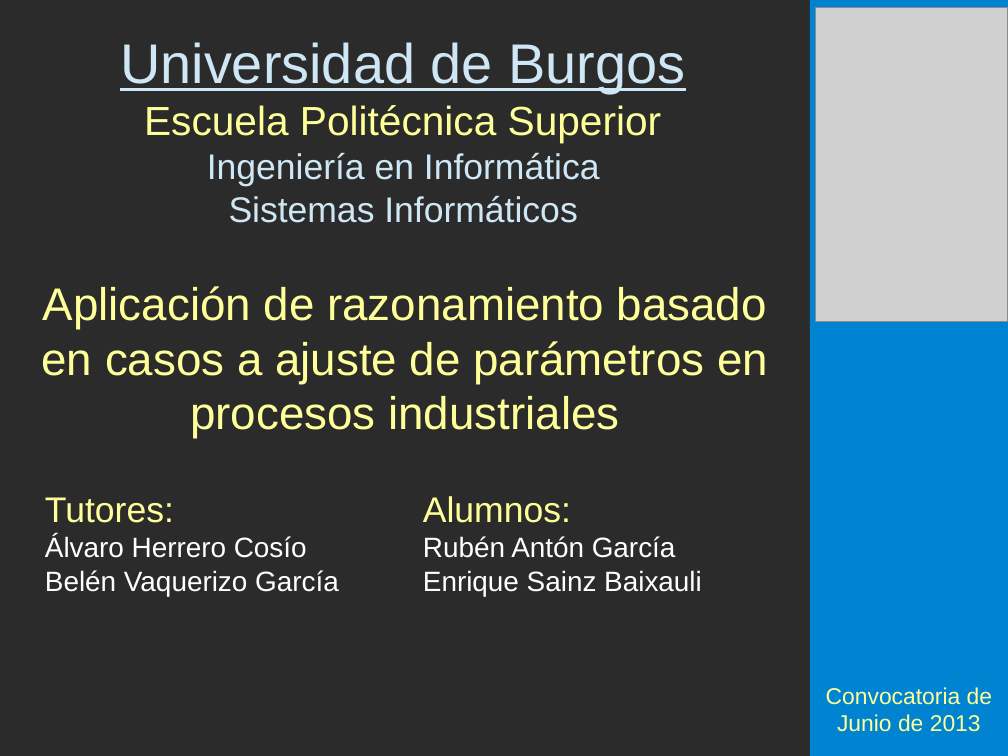
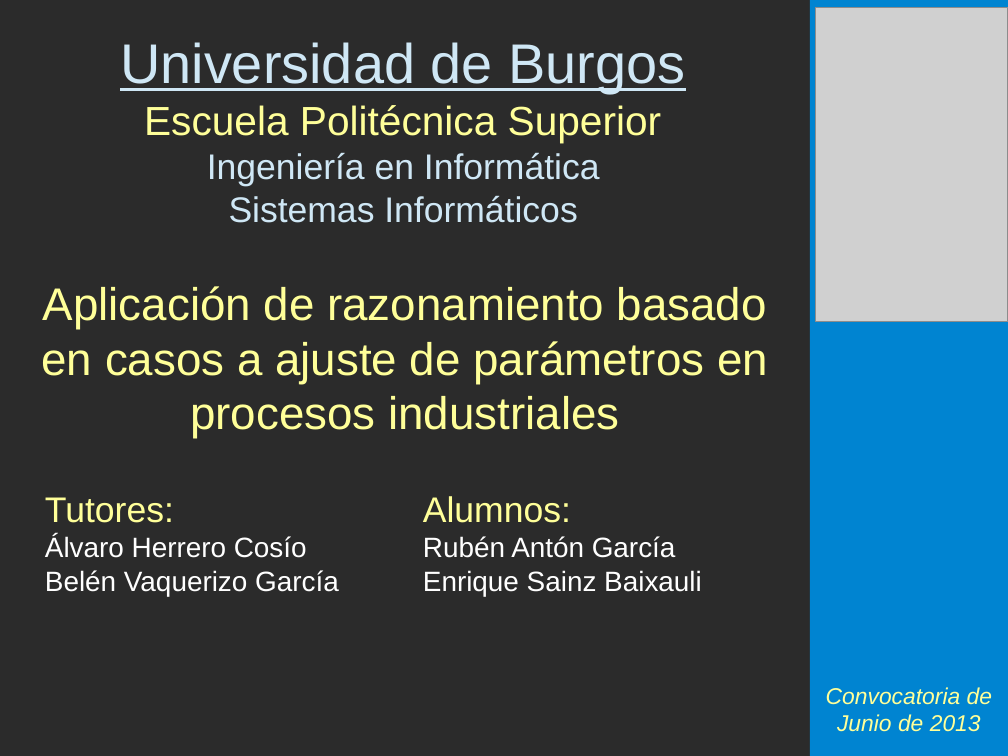
Before and after one commit to esbaixauli/proyecto-ii-ubu, a slide deck: slide 1 of trunk/Documentación/Presentación.odp. Drawn at 1008x756 pixels with LibreOffice and Linux fonts; fonts in the diff are those of the drawing; grey boxes stand for pictures; background and template pictures are left out; a plain dark background stands for a picture behind light text. Boxes give left, top, right and bottom in pixels: in the first picture for what was removed or moved away, otherwise in the second. Text is boxed around its words. In the diff, an @@ line names an element or a change of style, - is before the commit and + after.

```diff
--- a/trunk/Documentación/Presentación.odp
+++ b/trunk/Documentación/Presentación.odp
@@ text "Convocatoria de Junio de 2013" at (826,687,992,732): italic on @@
```
Also in this commit, not shown: 4 other slides changed.
